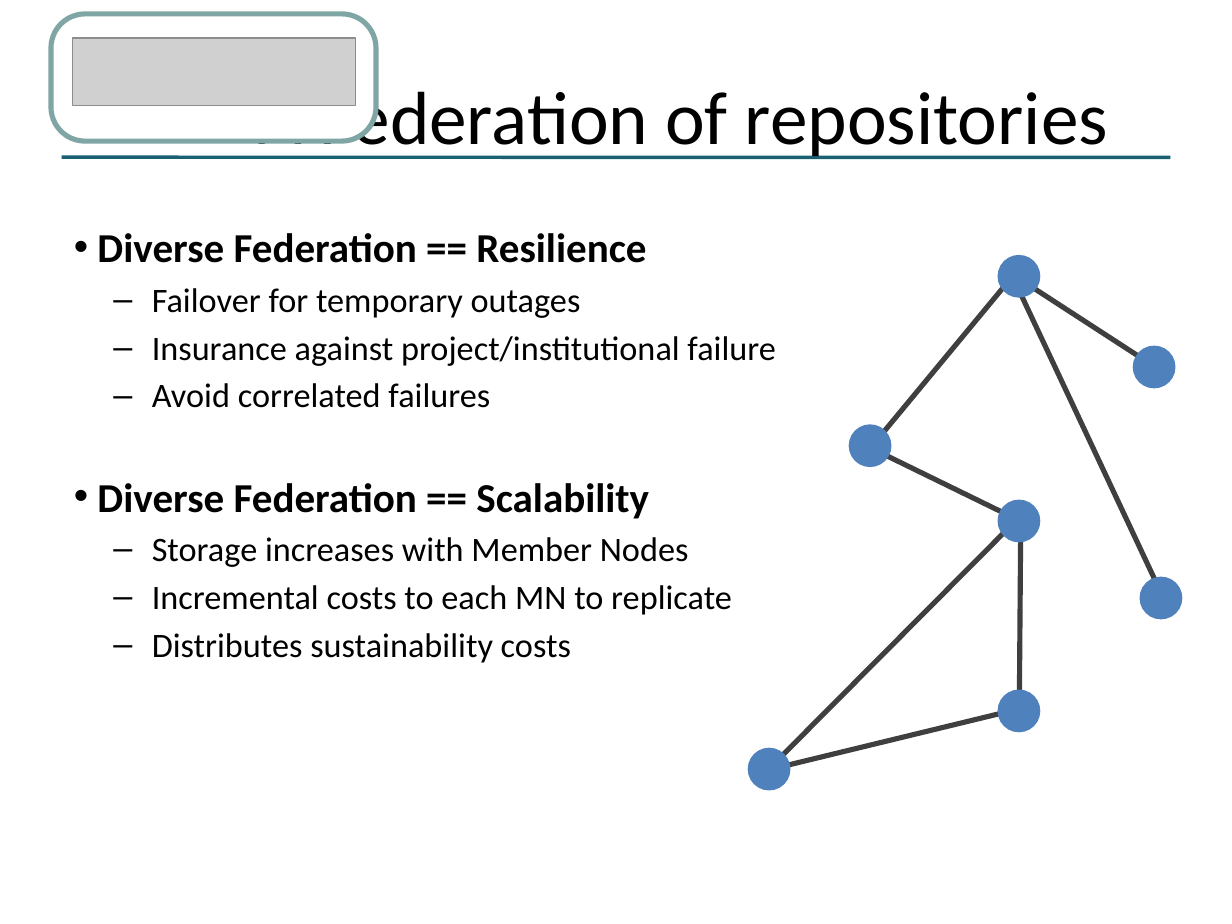
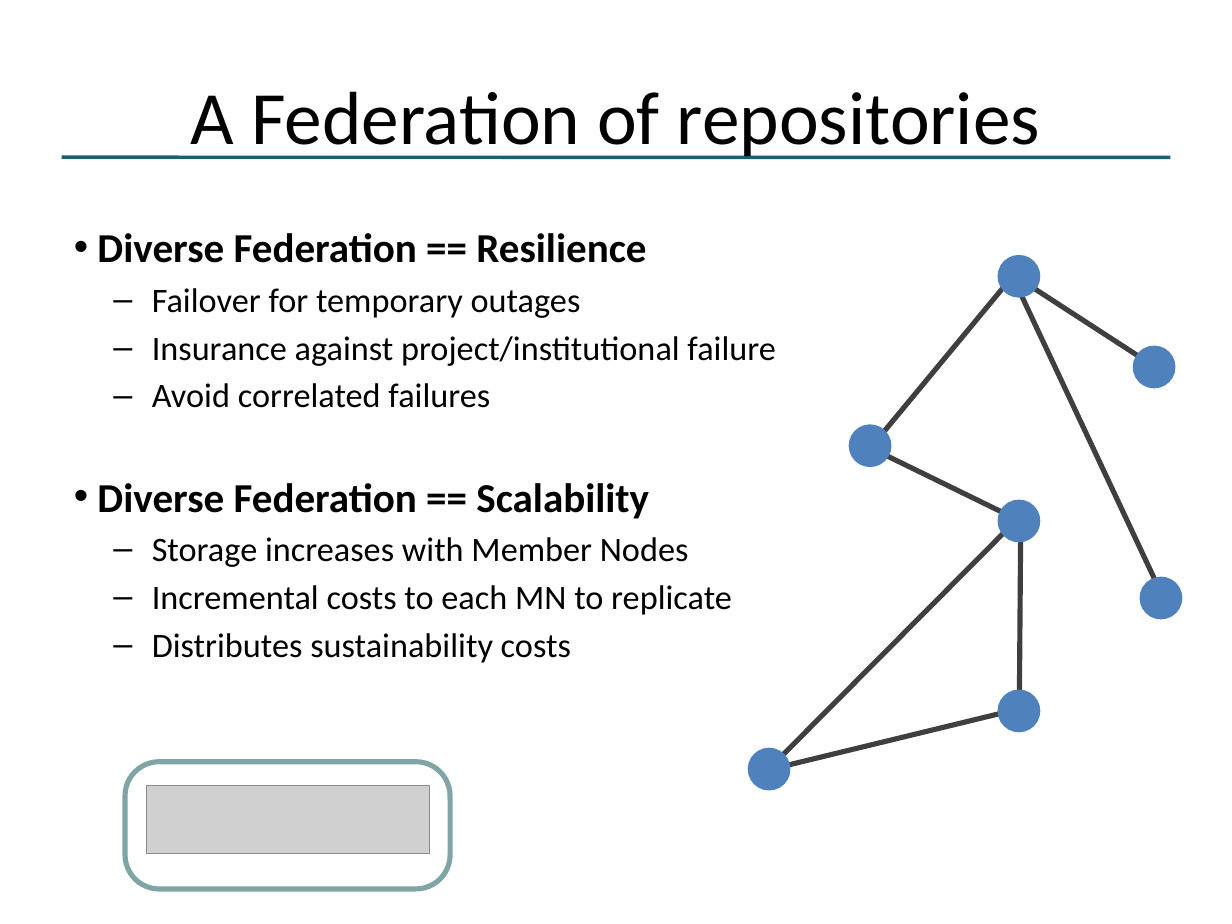
Before and after one commit to NCEAS/oss-2014, a slide deck: slide 18 of day-03/DataMgmnt_v0.pptx (slide 17 before the commit). Drawn at 1232x924 pixels with LibreOffice and Linux fonts; fonts in the diff are those of the drawing; grey boxes stand for pictures. Boxes give left, top, right and bottom in pixels: in the first picture for what was removed or moved away, otherwise in the second. Text is boxed around its words. In the diff, an @@ line names an element or a change of style, - is before the commit and + after.

```diff
--- a/day-03/DataMgmnt_v0.pptx
+++ b/day-03/DataMgmnt_v0.pptx
@@ title "A Federation of repositories" rewrapped from (x1=259, y1=81, x2=1108, y2=159) to (x1=191, y1=91, x2=1040, y2=159) @@
@@ rounded rectangle moved from (x1=51, y1=14, x2=376, y2=140) to (x1=124, y1=761, x2=450, y2=888) @@
@@ picture moved from (x1=73, y1=38, x2=355, y2=106) to (x1=147, y1=786, x2=429, y2=854) @@
```
Also in this commit, not shown: 5 other slides changed, 1 slide added, 1 other file.
